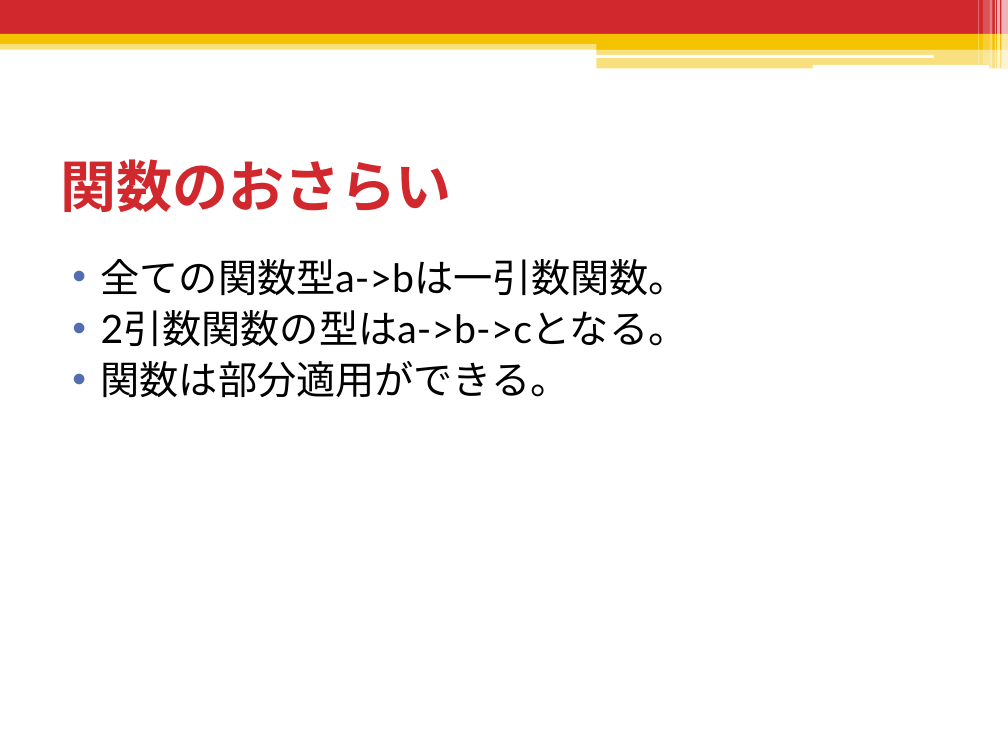
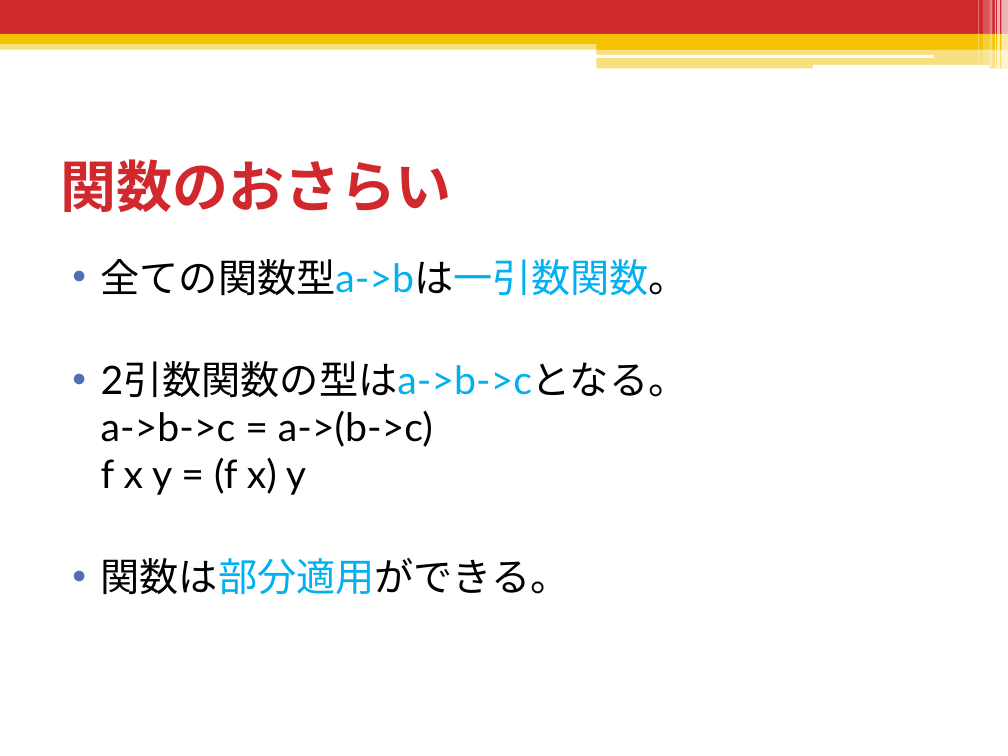
Before and after one commit to shiatsumat/HaskellLecture, a slide deck: slide 5 of 2_monad/slides/2_monad.pptx. Drawn at 1008x756 pixels with LibreOffice and Linux fonts; fonts in the diff are those of the drawing. Boxes give left, top, right and bottom in pixels: in the first picture for what was removed or moved away, otherwise in the second. Text is boxed around its words. In the diff, an @@ line names an element or a change of style, - is before the commit and + after.

```diff
--- a/2_monad/slides/2_monad.pptx
+++ b/2_monad/slides/2_monad.pptx
@@ text at (101,259,689,595): text colour #000000 to #00B0F0 in "全ての関数型a->bは一引数関数。", "関数は部分適用ができる。" @@
@@ text at (101,361,688,495): text changed @@
-• 2引数関数の型はa->b->cとなる。
+• 2引数関数の型はa->b->cとなる。
+  a->b->c = a->(b->c)
+  f x y = (f x) y
```
Also in this commit, not shown: 3 other slides changed, 7 slides added, 1 other file.
